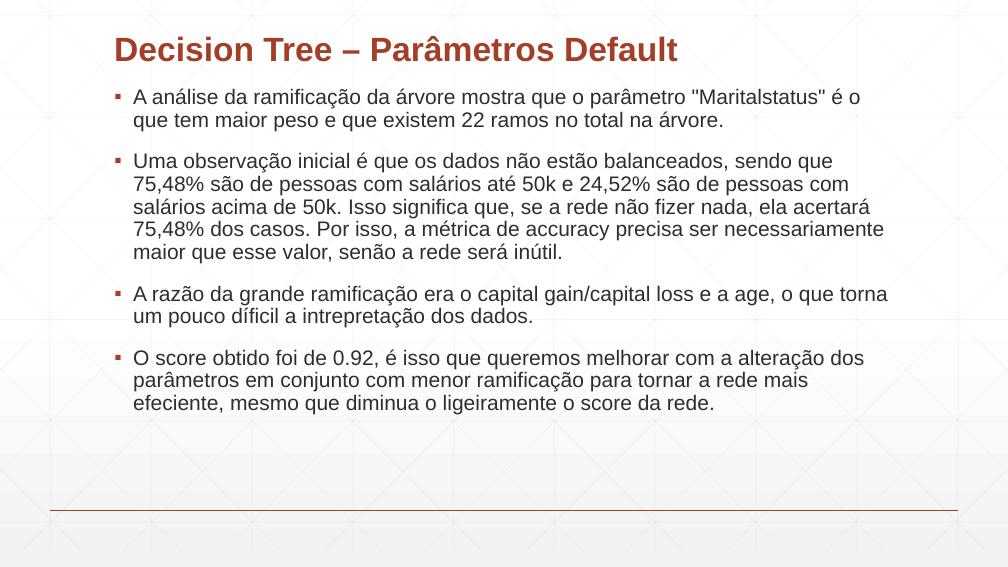
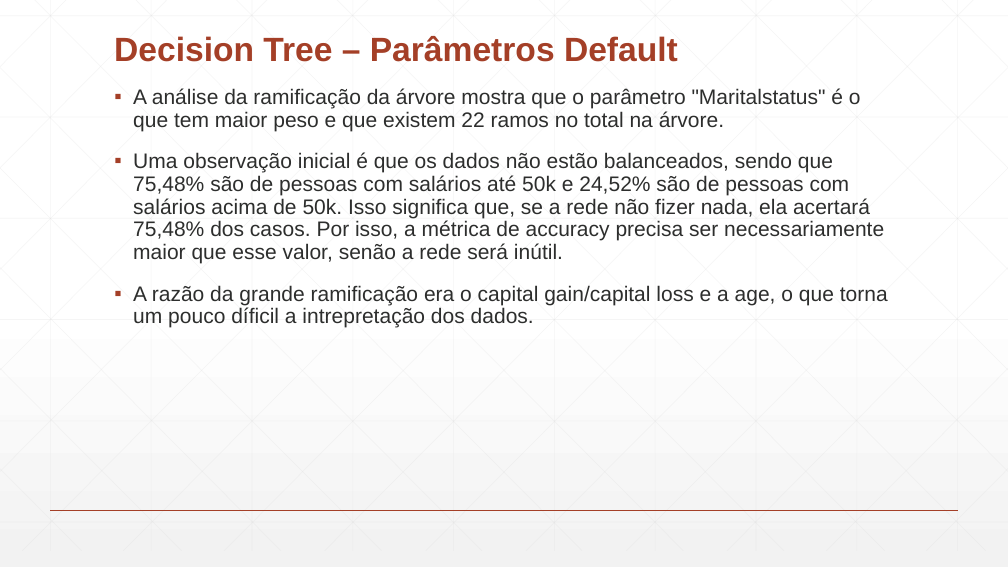
Before and after one commit to Paulitchos/SI_2_TP, a slide deck: slide 4 of Parte_2/DataMining.pptx. Drawn at 1008x567 pixels with LibreOffice and Linux fonts; fonts in the diff are those of the drawing. Boxes give left, top, right and bottom in pixels: in the first picture for what was removed or moved away, otherwise in the second. Text is boxed around its words. In the diff, an @@ line names an element or a change of style, - is before the commit and + after.

```diff
--- a/Parte_2/DataMining.pptx
+++ b/Parte_2/DataMining.pptx
@@ text at [133,349,864,415]: paragraph removed @@
-▪ O score obtido foi de 0.92, é isso que queremos melhorar com a alteração dos parâmetros em conjunto com menor ramificação para tornar a rede mais efeciente, mesmo que diminua o ligeiramente o score da rede.
```
Also in this commit, not shown: 7 other slides changed, 6 slides added, 3 other files.
